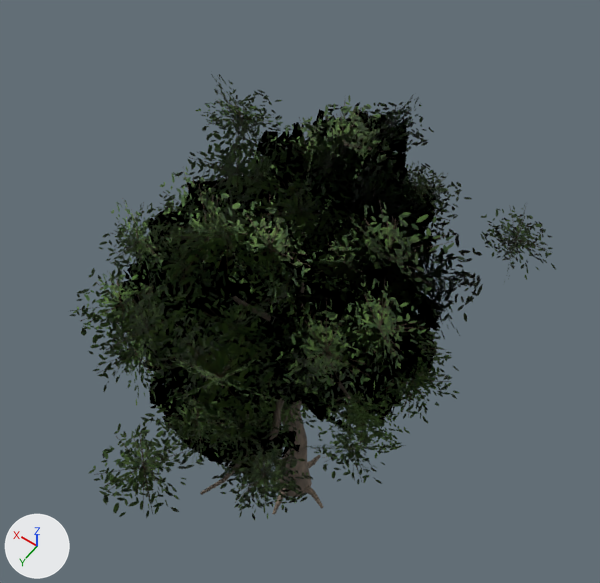
One commit to the glTF model game/assets/models/env/tree_broadleaf_c.glb: the scene before it, then after it.
Rendered twice from a camera (50 mm lens) standing at (-3.87, 5.24, 13.85) and looking at (0.31, -0.61, 4.66). The axes (+X, +Y, +Z) are drawn at lower left. The lights are the same throughout. The first picture is the older version.

Objects in the first picture: 'tree_broadleaf_c'.
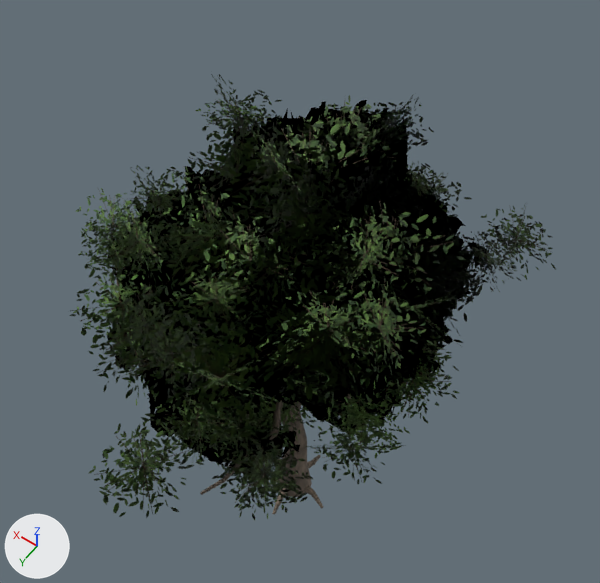
Location of each change, [x1, y1, x2, y2] in pixels of the pictures (600 x 583 px):
part 1 of me_tree_broadleaf_c, added: after [76, 121, 525, 412]

The change, as a diff of the scene's bpy script:
```diff
--- a/game/assets/models/env/tree_broadleaf_c.glb.py
+++ b/game/assets/models/env/tree_broadleaf_c.glb.py
@@ me_tree_broadleaf_c @@
 # used by ob_tree_broadleaf_c; location = (0.0, 0.0, 0.0)
-me_tree_broadleaf_c.from_pydata(...)  # 1609 vertices, 1427 faces; spans x -2.75..2.99, y -3.22..3.59, z -0.05..7.93
+me_tree_broadleaf_c.from_pydata(...)  # 1909 vertices, 1577 faces; spans x -2.75..2.99, y -3.22..3.59, z -0.05..8.2
+# me_tree_broadleaf_c part 1
+# 300 vertices are added at x -2.63..2.78, y -2.09..2.97, z 5.46..8.2
+# 150 new faces join them, mat_tree_broadleaf_c_leaves
 me_tree_broadleaf_c.materials.append(mat_tree_broadleaf_c_bark)
```
